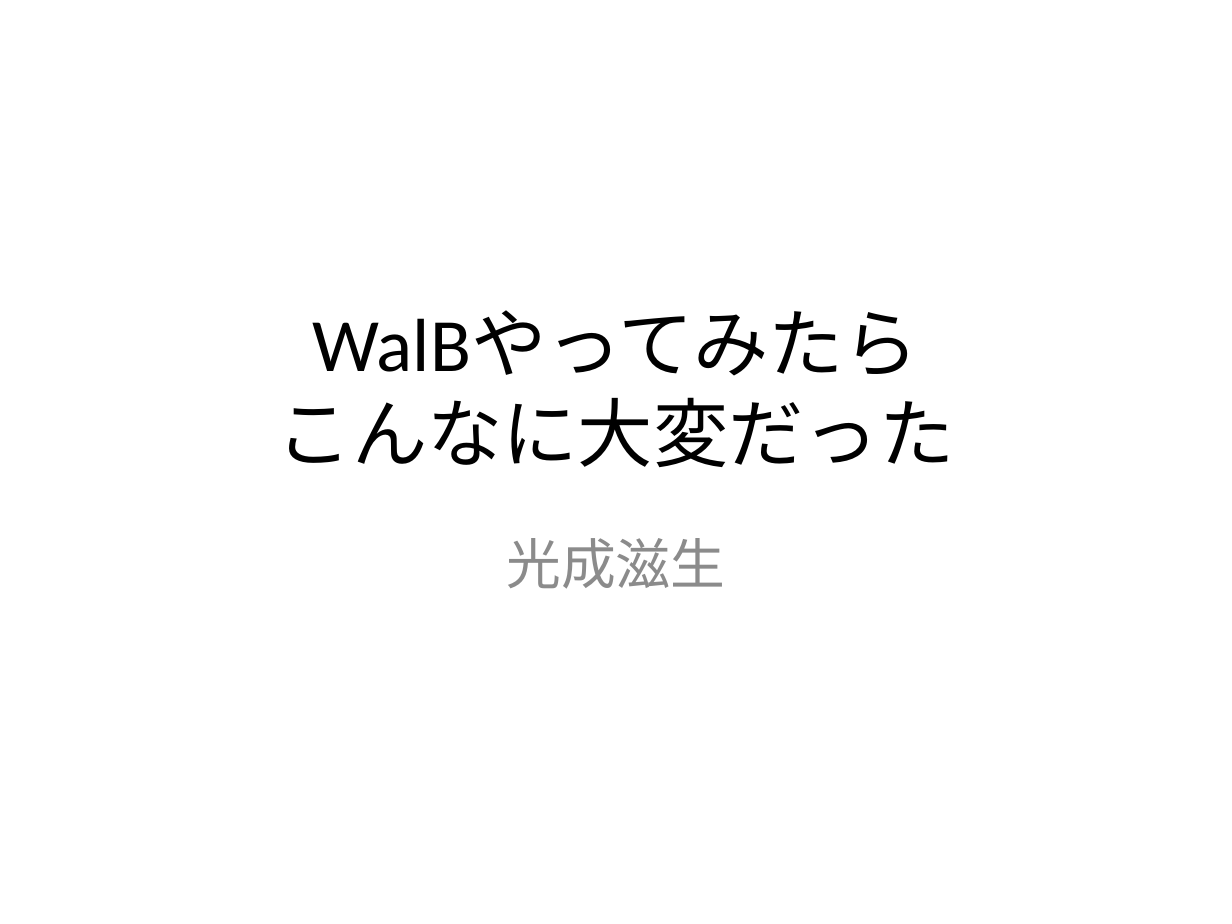
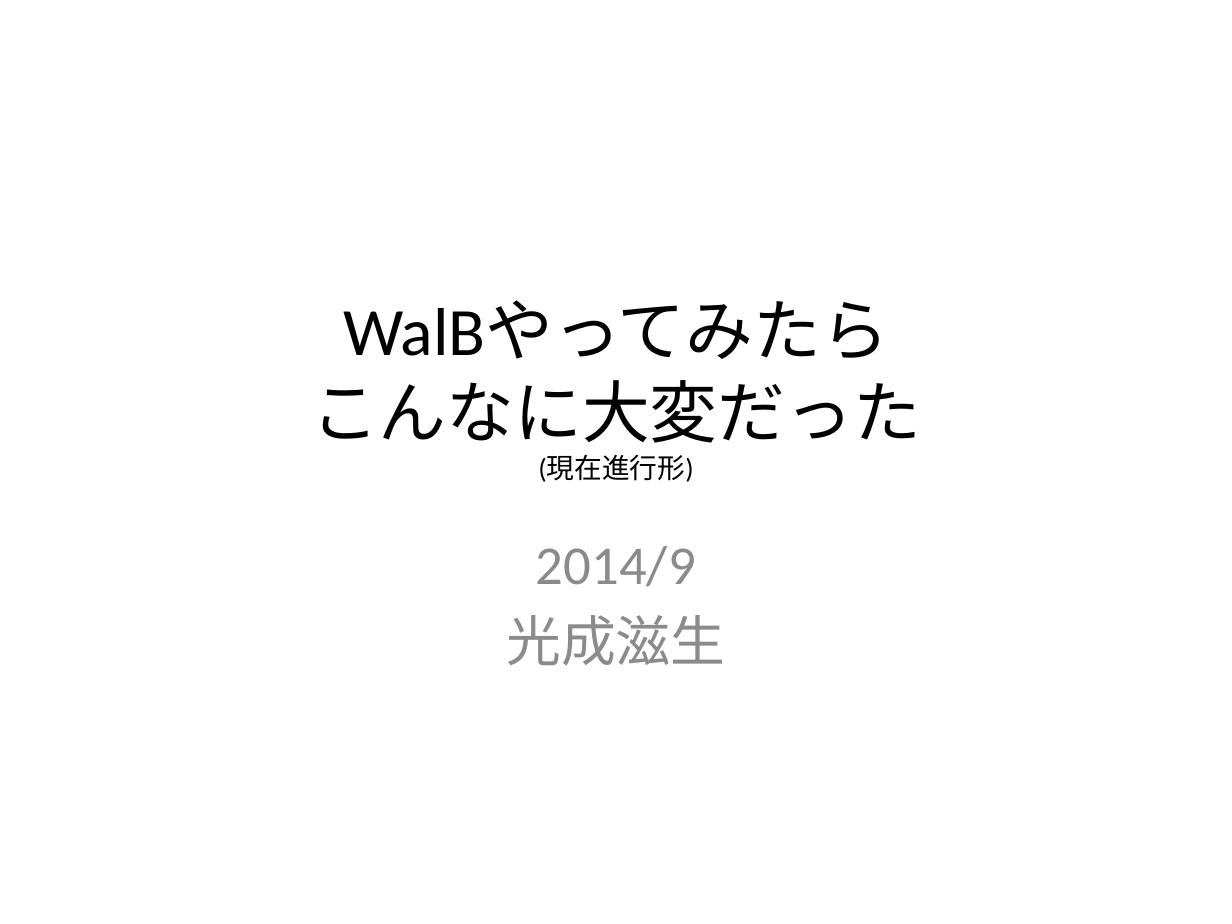
Before and after one commit to walb-linux/walb-tools, a slide deck: slide 1 of doc/walb-is-hard.pptx. Drawn at 1232x924 pixels with LibreOffice and Linux fonts; fonts in the diff are those of the drawing. Boxes give left, top, right and bottom in pixels: in the first picture for what was removed or moved away, otherwise in the second. Text is boxed around its words. In the diff, an @@ line names an element or a change of style, - is before the commit and + after.

```diff
--- a/doc/walb-is-hard.pptx
+++ b/doc/walb-is-hard.pptx
@@ title at [311, 300, 921, 482]: text changed; size 44 to 39.6 pt @@
-WalBやってみたら
-こんなに大変だった
+WalBやってみたら
+こんなに大変だった
+(現在進行形)
@@ subtitle at [536, 546, 696, 586]: paragraph added @@
+2014/9
```
Also in this commit, not shown: 13 other slides changed, 5 slides added, 1 slide removed.
